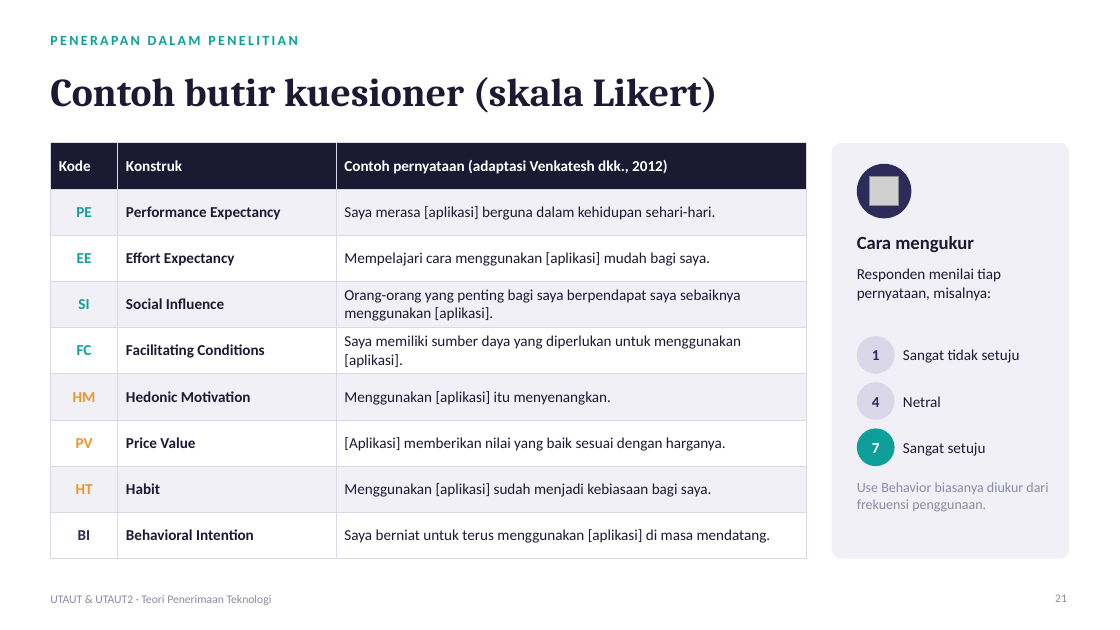
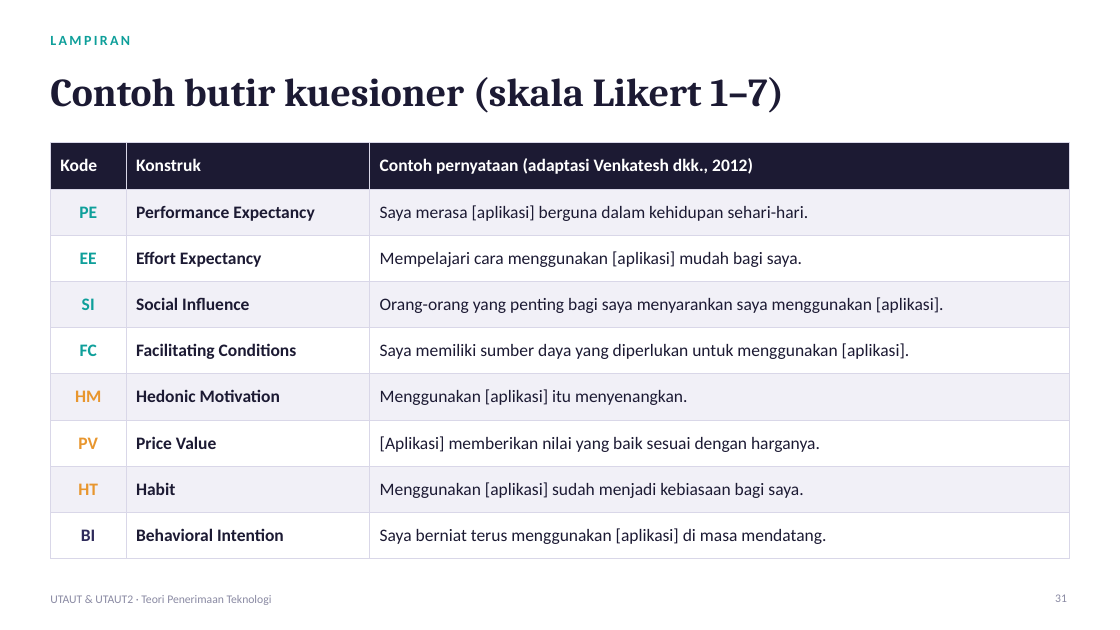
Before and after one commit to KevArslanian/S-Enigma, a slide deck: slide 31 of materi/UTAUT_UTAUT2.pptx (slide 21 before the commit). Drawn at 1120x630 pixels with LibreOffice and Linux fonts; fonts in the diff are those of the drawing; grey boxes stand for pictures. Boxes give left, top, right and bottom in pixels: in the first picture for what was removed or moved away, otherwise in the second. Text is boxed around its words. In the diff, an @@ line names an element or a change of style, - is before the commit and + after.

```diff
--- a/materi/UTAUT_UTAUT2.pptx
+++ b/materi/UTAUT_UTAUT2.pptx
@@ text at [50,36,130,45]: text changed @@
-PENERAPAN DALAM PENELITIAN
+LAMPIRAN
@@ title at [50,77,784,113]: text changed @@
-Contoh butir kuesioner (skala Likert)
+Contoh butir kuesioner (skala Likert 1–7)
@@ table at [50,143,1070,548] @@
-row 4, column 3: Orang-orang yang penting bagi saya berpendapat saya sebaiknya menggunakan [aplikasi].
+row 4, column 3: Orang-orang yang penting bagi saya menyarankan saya menggunakan [aplikasi].
-row 9, column 3: Saya berniat untuk terus menggunakan [aplikasi] di masa mendatang.
+row 9, column 3: Saya berniat terus menggunakan [aplikasi] di masa mendatang.
@@ size 13 to 15 pt in "Kode", "Konstruk", "Contoh pernyataan (adaptasi Venkatesh dkk., 2012)", "PE" and 21 more places @@
@@ table: place and size @@
-table at [50,143,807,547]
+table at [50,143,1070,548]
@@ rounded rectangle removed at [832,143,1070,559] @@
@@ ellipse removed at [857,164,912,218] @@
@@ picture removed at [870,177,899,206] @@
@@ text removed at [857,236,974,252] @@
-Cara mengukur
@@ text removed at [857,268,1001,301] @@
-Responden menilai tiap pernyataan, misalnya:
@@ rounded rectangle removed at [857,336,895,374] @@
@@ text removed at [872,350,880,360] @@
-1
@@ text removed at [903,349,1020,363] @@
-Sangat tidak setuju
@@ rounded rectangle removed at [857,382,895,420] @@
@@ text removed at [872,397,880,407] @@
-4
@@ text removed at [903,396,941,407] @@
-Netral
@@ rounded rectangle removed at [857,429,895,466] @@
@@ text removed at [872,443,880,453] @@
-7
@@ text removed at [903,442,986,456] @@
-Sangat setuju
@@ text removed at [857,482,1048,511] @@
-Use Behavior biasanya diukur dari frekuensi penggunaan.
```
Also in this commit, not shown: 18 other slides changed, 12 slides added, 4 slides removed.
